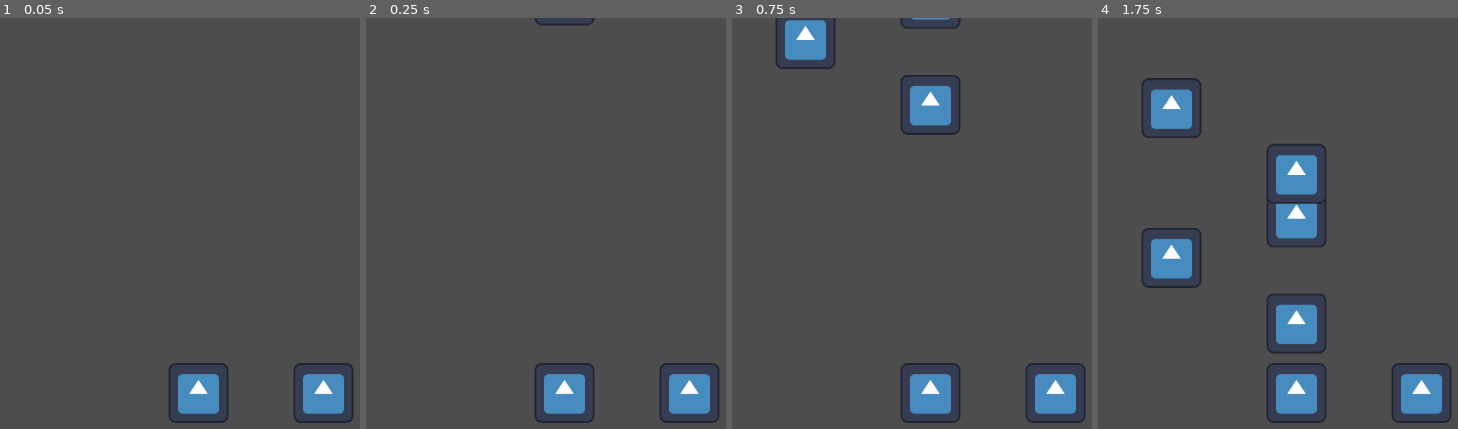
Above: before the commit, frames 1-4 (left to right).
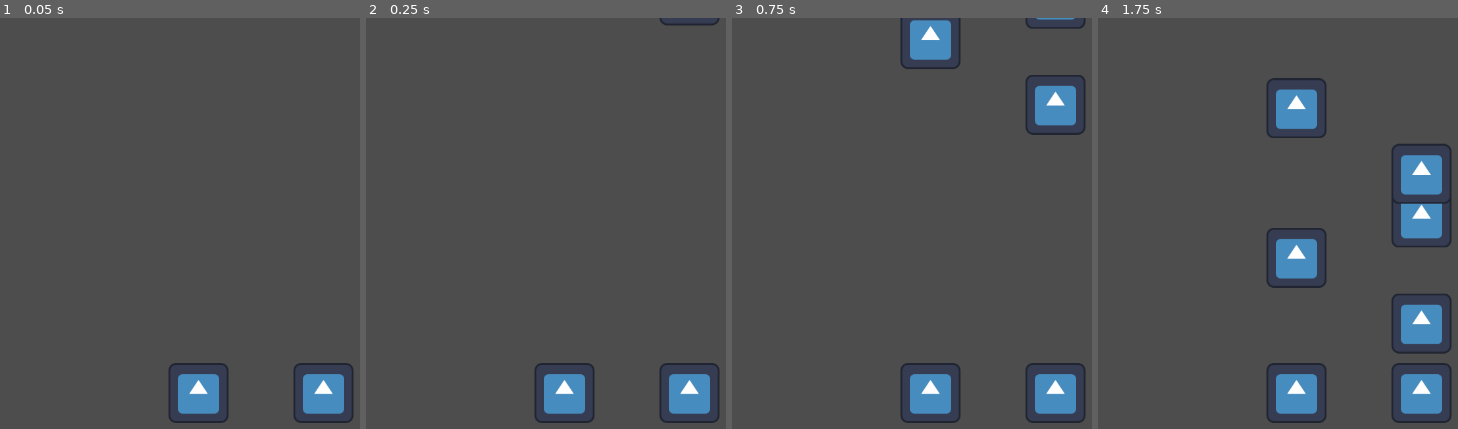
Above: after the commit, the same moments.

Repository: Avisz11/Rhythm-Game-Template
Game: Godot game, scene res://game/main.tscn
Two runs of this game, one before a commit and one after it. Both use one fixed random seed, a clock stepped at 60 frames per second and the inputs below. The project has no main scene, so this scene is started directly. The engine's default icon, where the game draws it, is replaced by a stand-in: a white triangle on a blue panel in a dark square.
Inputs:
- Up to frame 1 (0.05 s): no input
- Up to frame 2 (0.25 s): no input
- Up to frame 3 (0.75 s): tap Z (key_1) at 0.6 s
- Up to frame 4 (1.75 s): tap X (key_2) at 1.35 s

Frame 1 is identical in both runs. In frame 2, 0.2% of the frame differs, in the area x 46-99%, y 0-2%; in frame 3, 5.7%; in frame 4, 14%, in the area x 12-99%, y 14-82%.

Commit message:
fixed spawn position

Diff:
--- a/game/falling_key_spawner.gd
+++ b/game/falling_key_spawner.gd
@@ -2,7 +2,7 @@
 
 var spawn_info = [0.2, 0.5, 0.7, 0.9, 1.2] #Time when the keys spawn
 var spawn_index = 0
-var spawn_positions = [300,500] #ADJUST FOR THE AMOUNT OF KEYS
+var spawn_positions = [500,700] #ADJUST FOR THE AMOUNT OF KEYS
 var notes = []
 var current_time = 0.0
 var y_threshold = 600
